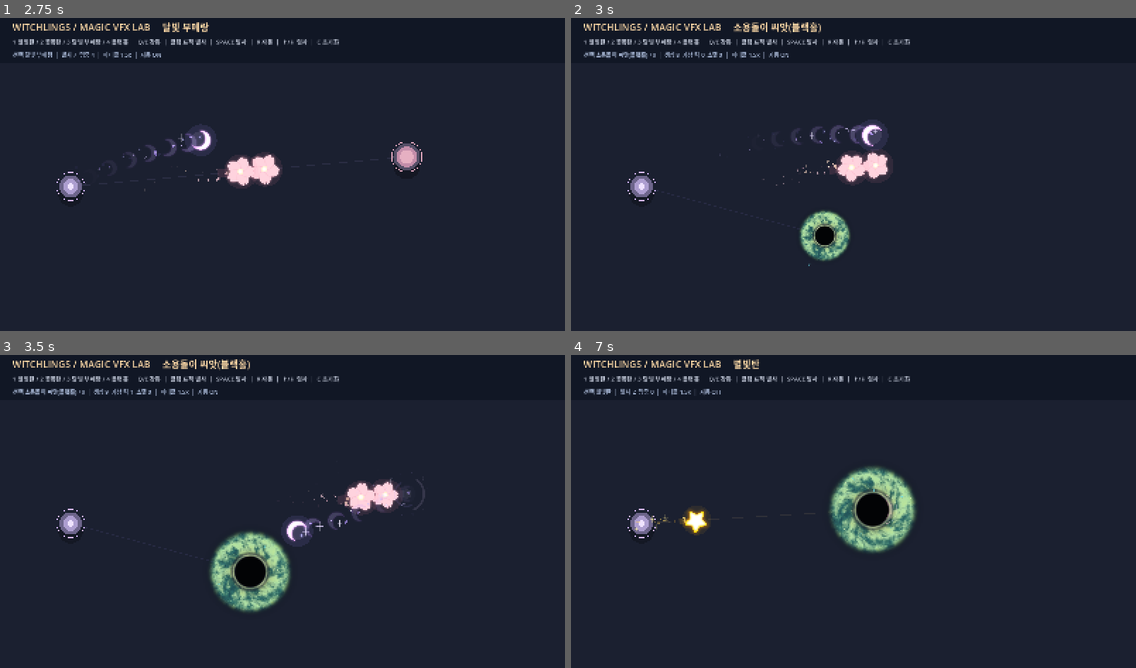
Above: before the commit, frames 1-4 (two rows, left to right).
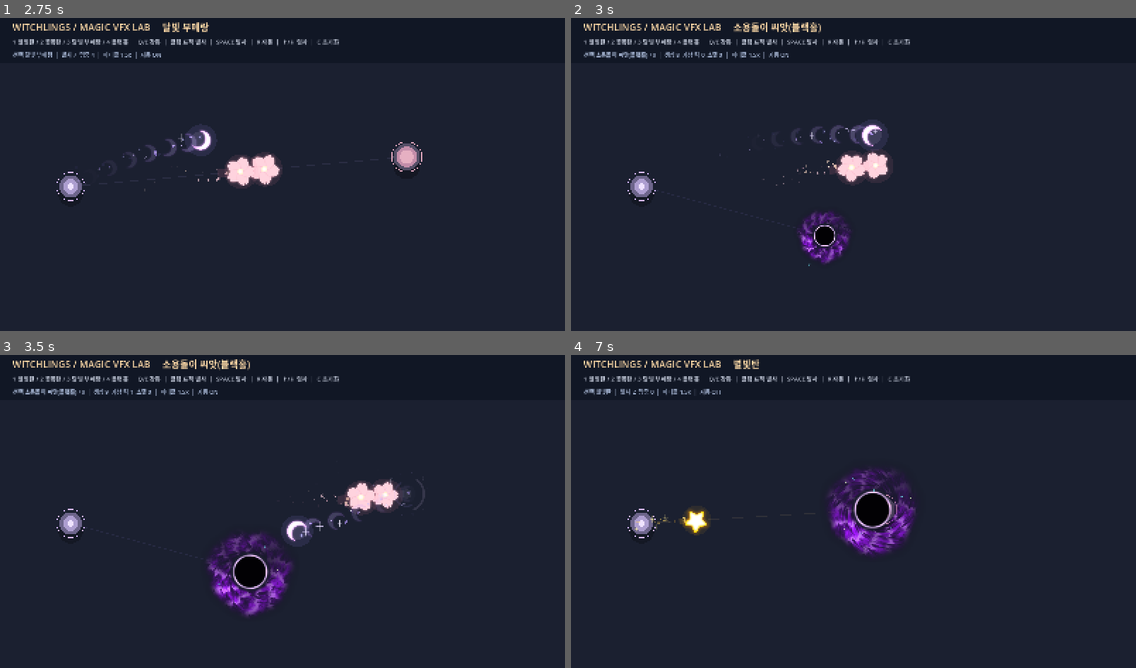
Above: after the commit, the same moments.

Repository: LittleEvasn/Test-Room
Game: Godot game, scene res://scenes/main.tscn
Two runs of this game, one before a commit and one after it. Both use one fixed random seed, a clock stepped at 60 frames per second and the inputs below.
Inputs (mouse positions are in pixels of both pictures, inside the frame that each line leads up to):
- Up to frame 1 (2.75 s): tap Enter at 0.5 s; move the mouse to (406, 155) at 0.52 s; hold Up 0.53-1.28 s; tap 1 at 0.6 s; click (406, 155) at 0.67 s; tap Space at 0.77, 1.52 s; move the mouse to (169, 187) at 1.27 s; hold Down 1.28-2.03 s; tap 2 at 1.35 s; move the mouse to (339, 102) at 2.02 s; hold Up from 2.03 s (still down); tap 3 at 2.1 s
- Up to frame 2 (3 s): keep holding Up; move the mouse to (825, 237) at 2.77 s; tap 4 at 2.85 s; click (825, 237) at 2.92 s
- Up to frame 3 (3.5 s): keep holding Up; tap Space at 3.02 s
- Up to frame 4 (7 s): move the mouse to (1023, 558) at 3.52 s; release Up at 3.53 s; hold Down 3.53-5.78 s; tap Q at 3.6 s; tap Space at 3.77, 4.52, 6.02, 6.77 s; move the mouse to (684, 461) at 4.27 s; tap E at 4.35 s; move the mouse to (881, 508) at 5.02 s; tap R at 5.1 s; click (881, 508) at 5.17 s; move the mouse to (768, 430) at 5.77 s; hold Up from 5.78 s (still down); tap C at 5.85 s; move the mouse to (977, 492) at 6.52 s; tap 1 at 6.6 s

Frame 1 is identical in both runs. In frame 2, 1.0% of the frame differs, in the area x 40-50%, y 61-79%; in frame 3, 2.6%; in frame 4, 2.9%, in the area x 45-62%, y 35-64%.

Commit message:
Violet black hole v4: faster inner swirl, uneven edge and bright white-lavender horizon

Diff:
--- a/shaders/black_hole_disk.gdshader
+++ b/shaders/black_hole_disk.gdshader
@@ -1,15 +1,15 @@
 shader_type canvas_item;
 render_mode blend_mix, unshaded;
 
-// Procedural accretion disk for a top-down 2D black hole.
-// No external textures. The dark event horizon stays perfectly round.
+// Black hole VFX v4: violet accretion vortex.
+// Keep the same mature silhouette from its very first visible frame.
 uniform float u_time = 0.0;
 uniform float u_opacity : hint_range(0.0, 1.0) = 1.0;
 uniform float u_scale : hint_range(0.0, 1.0) = 1.0;
 uniform float u_tick_flash : hint_range(0.0, 1.0) = 0.0;
-uniform vec4 disk_teal : source_color = vec4(0.17, 0.65, 0.70, 1.0);
-uniform vec4 disk_lime : source_color = vec4(0.65, 0.80, 0.34, 1.0);
-uniform vec4 disk_pale : source_color = vec4(0.91, 0.97, 0.74, 1.0);
+uniform vec4 disk_shadow : source_color = vec4(0.14, 0.018, 0.29, 1.0);
+uniform vec4 disk_violet : source_color = vec4(0.53, 0.075, 0.83, 1.0);
+uniform vec4 disk_highlight : source_color = vec4(0.90, 0.74, 1.0, 1.0);
 
 float hash21(vec2 p) {
     return fract(sin(dot(p, vec2(127.1, 311.7))) * 43758.5453);
@@ -27,57 +27,73 @@
 }
 
 float fbm(vec2 p) {
-    float accum = 0.0;
-    float weight = 0.5;
+    float total = 0.0;
+    float amplitude = 0.5;
     for (int i = 0; i < 3; i++) {
-        accum += value_noise(p) * weight;
+        total += value_noise(p) * amplitude;
         p = p * 2.12 + vec2(5.7, 3.2);
-        weight *= 0.5;
+        amplitude *= 0.5;
     }
-    return accum;
+    return total;
 }
 
 void fragment() {
     vec2 p = (UV - vec2(0.5)) * 2.0;
-    float r = length(p) / max(u_scale, 0.035);
+    float r = length(p) / max(u_scale, 0.025);
     float angle = atan(p.y, p.x);
 
-    // Radius-dependent rotation shears the noise into a continuous gas flow.
-    // Circular coordinates avoid a visible UV seam across the disk.
-    float spin = angle - u_time * (0.62 + 0.27 / max(r, 0.18));
-    vec2 flow = vec2(cos(spin), sin(spin)) * (r * 4.1);
-    float smoke = fbm(flow * 2.1 + vec2(u_time * 0.15, -u_time * 0.09));
-    float detail = value_noise(flow * 8.3 - vec2(u_time * 0.24, u_time * 0.13));
+    // Distort the OUTER silhouette only. Preserve a clear black event horizon.
+    // Two different angular frequencies prevent the symmetric portal/donut look.
+    float edge_warp = 0.039 * sin(angle * 3.0 + u_time * 0.67);
+    edge_warp += 0.021 * sin(angle * 7.0 - u_time * 1.07);
+    edge_warp += 0.010 * sin(angle * 11.0 + u_time * 0.87);
+    float warped_r = r + edge_warp * smoothstep(0.39, 0.85, r);
 
-    // Broad irregular ring: most of the surface is soft, with moving brighter eddies.
-    float inner = smoothstep(0.29, 0.43, r);
-    float outer = 1.0 - smoothstep(0.72, 0.92, r);
-    float disk = inner * outer;
-    float eddies = clamp(0.22 + smoke * 1.12 + detail * 0.23, 0.0, 1.0);
-    float intensity = disk * (0.38 + 0.62 * eddies);
-    float hot = smoothstep(0.58, 0.91, eddies) * (1.0 - smoothstep(0.67, 0.89, r));
+    // Fast near the center, slower outside. Continuous Cartesian noise prevents
+    // a visible seam where the polar angle wraps.
+    float angular_speed = 1.6 + 1.12 / max(r, 0.23);
+    float spin = angle - u_time * angular_speed;
+    vec2 flow = vec2(cos(spin), sin(spin)) * r * 4.3;
+    float smoke = fbm(flow * 2.35 + vec2(u_time * 0.16, -u_time * 0.10));
+    float detail = value_noise(flow * 8.2 + vec2(-u_time * 0.31, u_time * 0.22));
 
-    vec3 disk_color = mix(disk_teal.rgb, disk_lime.rgb, clamp(smoke * 1.20, 0.0, 1.0));
-    disk_color = mix(disk_color, disk_pale.rgb, hot * 0.52);
+    // Short, broken spiral filaments rather than perfectly circular rings.
+    float spiral_phase = angle * 11.0 - u_time * (2.5 + 1.1 / max(r, 0.26));
+    spiral_phase += smoke * 5.5 - r * 12.5;
+    float filament = pow(0.5 + 0.5 * sin(spiral_phase), 4.0);
 
-    // Low-opacity haze gives the disk depth without an outlined magic circle.
-    float haze = smoothstep(0.39, 0.59, r) * (1.0 - smoothstep(0.79, 1.02, r));
-    haze *= 0.55 + smoke * 0.45;
+    float disk_inner = smoothstep(0.335, 0.445, warped_r);
+    float disk_outer = 1.0 - smoothstep(0.70, 0.985, warped_r);
+    float disk_mask = disk_inner * disk_outer;
+    float turbulence = clamp(0.12 + smoke * 1.13 + detail * 0.24 + filament * 0.25, 0.0, 1.0);
 
-    // Slightly broken bright rim; black core is unlit and covers all noise.
-    float rim = smoothstep(0.292, 0.33, r) * (1.0 - smoothstep(0.335, 0.392, r));
-    float rim_variation = 0.48 + 0.52 * smoke;
-    float void_mask = 1.0 - smoothstep(0.292, 0.326, r);
+    // Unequal brightness by angle + slowly changing shadow lanes.
+    float asymmetry = 0.74 + 0.21 * sin(angle - 0.55 + u_time * 0.29);
+    asymmetry += 0.11 * sin(angle * 3.0 + u_time * 0.46);
+    asymmetry = clamp(asymmetry, 0.42, 1.09);
+    float intensity = disk_mask * (0.16 + 0.89 * turbulence) * asymmetry;
+    float highlights = smoothstep(0.56, 0.89, turbulence) * filament;
+
+    vec3 disk_color = mix(disk_shadow.rgb, disk_violet.rgb, clamp(turbulence * 1.13, 0.0, 1.0));
+    disk_color = mix(disk_color, disk_highlight.rgb, highlights * 0.54);
+
+    // A slightly rough, shadowy purple skirt, not a circular neon outline.
+    float haze = smoothstep(0.46, 0.58, warped_r) * (1.0 - smoothstep(0.83, 1.07, warped_r));
+    haze *= 0.38 + 0.62 * smoke;
+
+    // Pale lavender-white broken rim emphasizes the void.
+    float rim = smoothstep(0.296, 0.329, r) * (1.0 - smoothstep(0.337, 0.379, r));
+    float rim_variation = clamp(0.74 + 0.25 * smoke + 0.14 * sin(angle * 5.0 + u_time * 3.1), 0.45, 1.0);
+    float void_mask = 1.0 - smoothstep(0.298, 0.327, r);
 
     vec3 rgb = disk_color * intensity;
-    rgb += disk_teal.rgb * haze * 0.15;
-    rgb += disk_pale.rgb * rim * rim_variation * (0.74 + u_tick_flash * 0.10);
-    rgb = mix(rgb, vec3(0.008, 0.011, 0.019), void_mask);
+    rgb += disk_violet.rgb * haze * 0.19;
+    rgb += disk_highlight.rgb * rim * rim_variation * (1.12 + u_tick_flash * 0.13);
+    rgb = mix(rgb, vec3(0.007, 0.004, 0.018), void_mask);
 
-    float alpha = max(intensity * 0.91, haze * 0.16);
-    alpha = max(alpha, rim * 0.82);
+    float alpha = max(intensity * 0.93, haze * 0.19);
+    alpha = max(alpha, rim * 0.94);
     alpha = max(alpha, void_mask);
-    alpha *= 1.0 - smoothstep(0.92, 1.06, r);
-
+    alpha *= 1.0 - smoothstep(0.99, 1.09, warped_r);
     COLOR = vec4(clamp(rgb, vec3(0.0), vec3(1.0)), clamp(alpha * u_opacity, 0.0, 1.0));
 }
